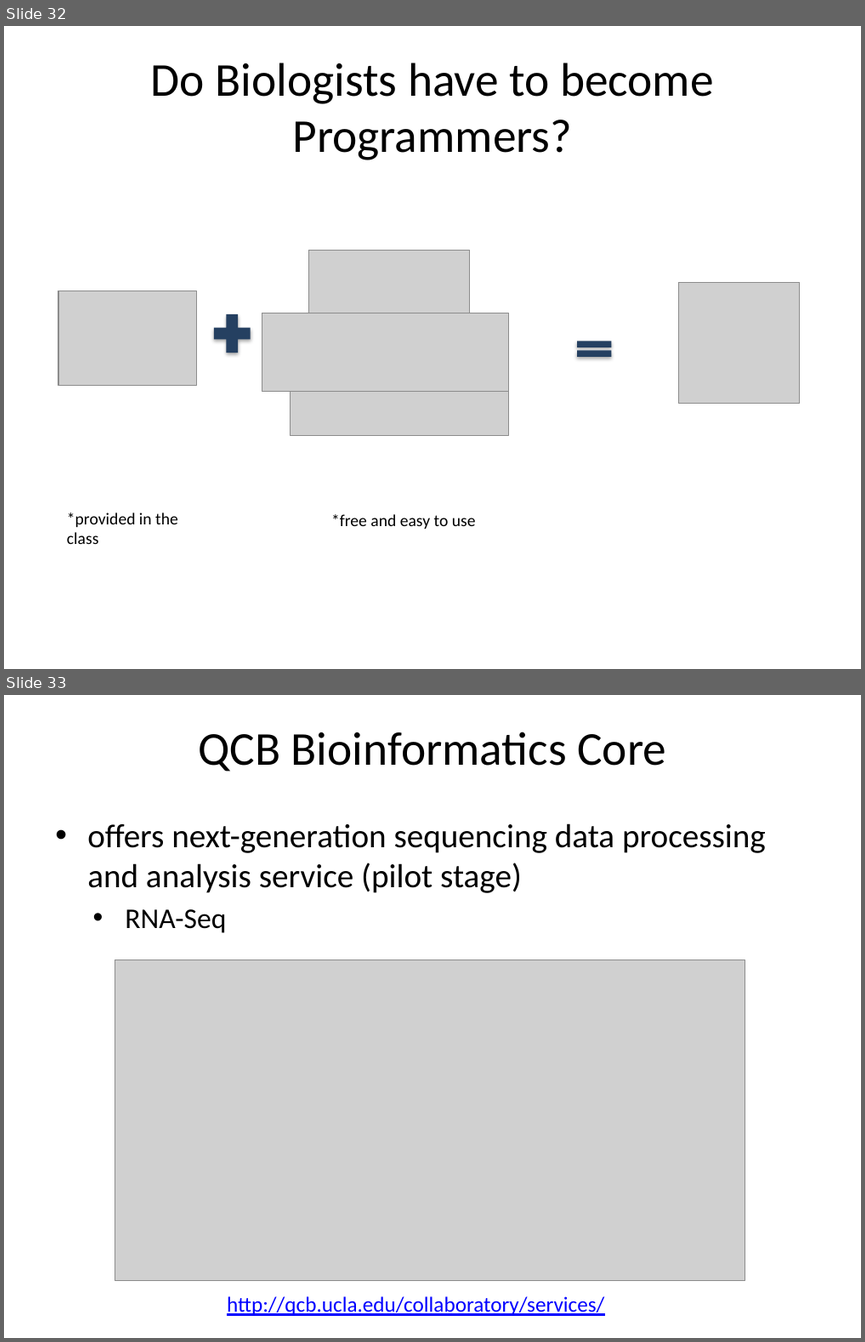
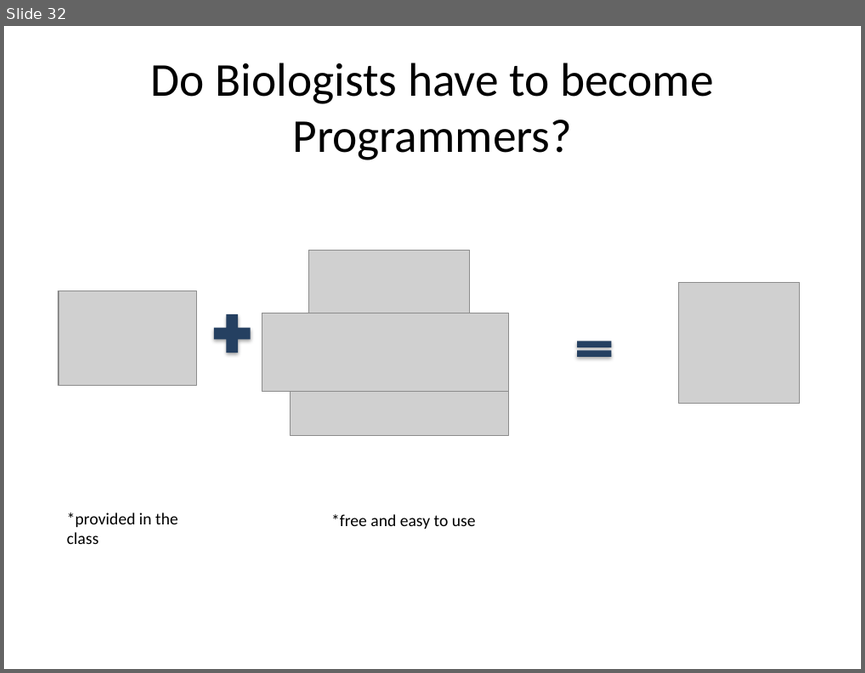
Before and after one commit to QCB-Collaboratory/W1.UNIX.command.line, a slide deck: workshop.slides/day3_Unix.pptx. Shown one above the other, each under a label of ours: slides 32 and 33 before the commit, slide 32 after it. The pictures are 865x1342 and 865x673 pixels, drawn with LibreOffice and Linux fonts; fonts in the diff are those of the drawing; grey boxes stand for pictures. Boxes give left, top, right and bottom in pixels: in the first picture for what was removed or moved away, otherwise in the second. Text is boxed around its words. In the diff, an @@ line names an element or a change of style, - is before the commit and + after.

```diff
--- a/workshop.slides/day3_Unix.pptx
+++ b/workshop.slides/day3_Unix.pptx
@@ slide 33 removed at <box>4,695,861,1338</box>, background #FFFFFF @@
@@ title removed at <box>198,732,666,771</box> @@
-QCB Bioinformatics Core
@@ text removed at <box>87,823,766,933</box> @@
-  • offers next-generation sequencing data processing and analysis service (pilot stage)
-    • RNA-Seq
@@ picture removed at <box>115,959,745,1279</box> @@
@@ text removed at <box>227,1296,604,1315</box> @@
-http://qcb.ucla.edu/collaboratory/services/
```
Also in this commit, not shown: 5 slides changed, 4 other files.
